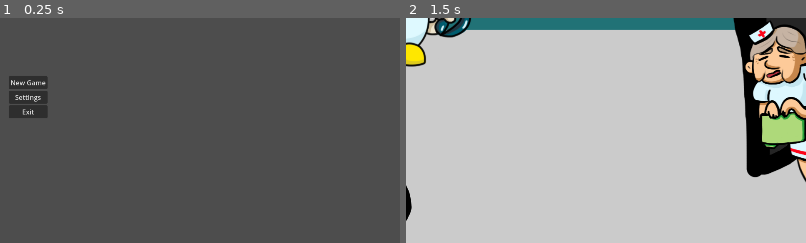
Above: before the commit, frames 1-2 (left to right).
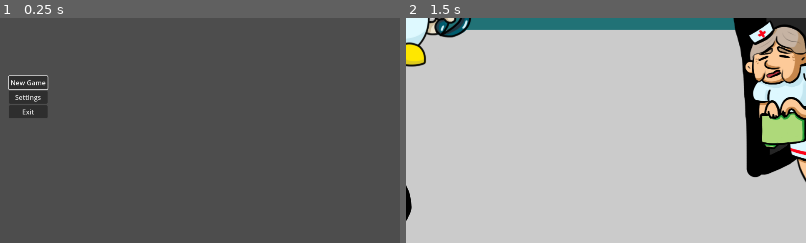
Above: after the commit, the same moments.

Repository: LorenzoFerri/GameJam2024
Game: Godot game, scene res://main_menu.tscn
Two runs of this game, one before a commit and one after it. Both use one fixed random seed, a clock stepped at 60 frames per second and the inputs below.
Inputs (mouse positions are % of the whole screen's width and height, from its top left):
- Up to frame 1 (0.25 s): no input
- Up to frame 2 (1.5 s): click "New Game" at 0.5 s; tap Enter (next) at 1.25 s; move the mouse to (72, 45) at 1.27 s; hold D (move_right) from 1.28 s (still down); click (72, 45) at 1.35 s
The pictures show only the part of the screen within x 46-96%, y 32-82%; the shares and areas given below are measured in that part.

The runs differ from the first frame. In frame 1, 0.1% of the frame differs, in the area x 2-13%, y 25-32%; in frame 2, nothing differs.

Commit message:
controller for menu

Diff:
--- a/main_menu.gd
+++ b/main_menu.gd
@@ -3,7 +3,7 @@
 
 # Called when the node enters the scene tree for the first time.
 func _ready():
-	pass # Replace with function body.
+	$"VBoxContainer/New Game".grab_focus()
 
 
 # Called every frame. 'delta' is the elapsed time since the previous frame.
--- a/project.godot
+++ b/project.godot
@@ -35,6 +35,14 @@
 
 [input]
 
+ui_accept={
+"deadzone": 0.5,
+"events": [Object(InputEventKey,"resource_local_to_scene":false,"resource_name":"","device":0,"window_id":0,"alt_pressed":false,"shift_pressed":false,"ctrl_pressed":false,"meta_pressed":false,"pressed":false,"keycode":4194309,"physical_keycode":0,"key_label":0,"unicode":0,"echo":false,"script":null)
+, Object(InputEventKey,"resource_local_to_scene":false,"resource_name":"","device":0,"window_id":0,"alt_pressed":false,"shift_pressed":false,"ctrl_pressed":false,"meta_pressed":false,"pressed":false,"keycode":4194310,"physical_keycode":0,"key_label":0,"unicode":0,"echo":false,"script":null)
+, Object(InputEventKey,"resource_local_to_scene":false,"resource_name":"","device":0,"window_id":0,"alt_pressed":false,"shift_pressed":false,"ctrl_pressed":false,"meta_pressed":false,"pressed":false,"keycode":32,"physical_keycode":0,"key_label":0,"unicode":32,"echo":false,"script":null)
+, Object(InputEventJoypadButton,"resource_local_to_scene":false,"resource_name":"","device":-1,"button_index":0,"pressure":0.0,"pressed":true,"script":null)
+]
+}
 move_up={
 "deadzone": 0.5,
 "events": [Object(InputEventKey,"resource_local_to_scene":false,"resource_name":"","device":-1,"window_id":0,"alt_pressed":false,"shift_pressed":false,"ctrl_pressed":false,"meta_pressed":false,"pressed":false,"keycode":0,"physical_keycode":87,"key_label":0,"unicode":119,"echo":false,"script":null)
